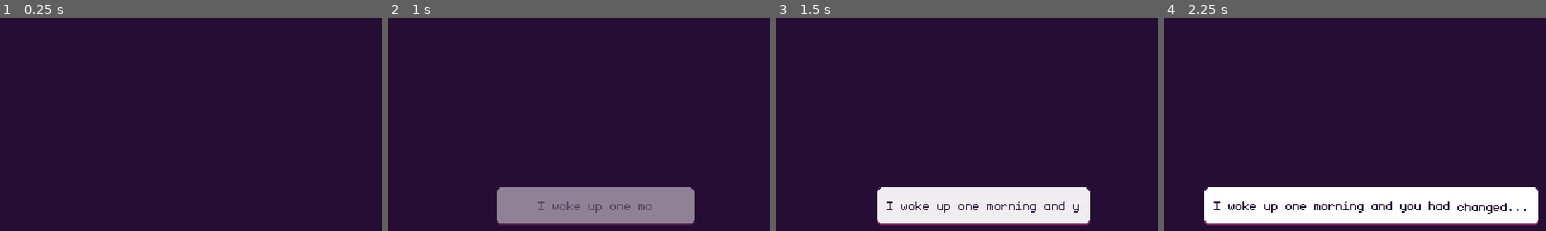
Above: before the commit, frames 1-4 (left to right).
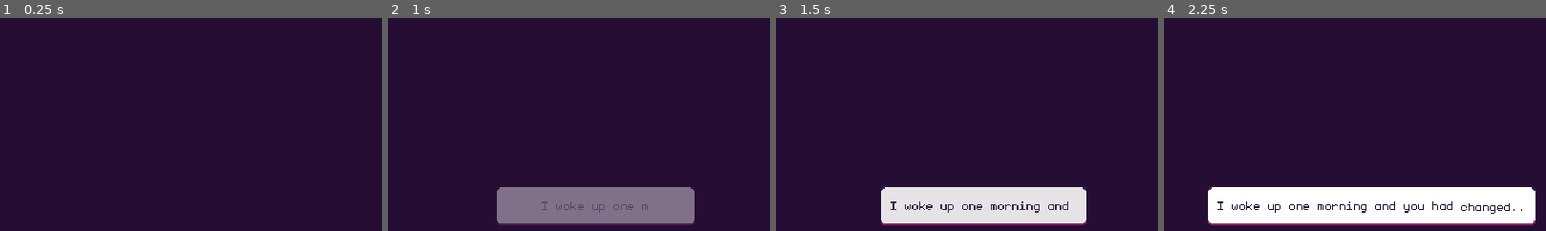
Above: after the commit, the same moments.

Repository: RachelfTech/LD56
Game: Godot game, scene res://scenes/main.tscn
Same seed, same stepped clock (60 frames per second), same inputs: the game is played once before the commit and once after it.
Inputs (mouse positions are % of the whole screen's width and height, from its top left):
- Up to frame 1 (0.25 s): no input
- Up to frame 2 (1 s): tap Enter at 0.5 s; move the mouse to (72, 45) at 0.52 s; click (72, 45) at 0.6 s
- Up to frame 3 (1.5 s): move the mouse to (30, 55) at 1.27 s; click (30, 55) at 1.35 s
- Up to frame 4 (2.25 s): move the mouse to (60, 28) at 2.02 s; click (60, 28) at 2.1 s
The pictures show only the part of the screen within x 23-73%, y 50-100%; the shares and areas given below are measured in that part.

Frame 1 is identical in both runs. In frame 2, 0.4% of the frame differs, in the area x 39-69%, y 86-92%; in frame 3, 1.1%; in frame 4, 1.6%, in the area x 10-98%, y 79-98%.

Commit message:
Start sequences on load

Diff:
--- a/intro.gd
+++ b/intro.gd
@@ -14,6 +14,7 @@
 # Called when the node enters the scene tree for the first time.
 func _ready() -> void:
     super()
+    start()
     id = Globals.Sequences.INTRO
 
 func start():
--- a/scenes/sequences/intro.tscn
+++ b/scenes/sequences/intro.tscn
@@ -113,7 +113,7 @@
 tracks/4/interp = 1
 tracks/4/loop_wrap = true
 tracks/4/keys = {
-"times": PackedFloat32Array(0.266667),
+"times": PackedFloat32Array(0.333333),
 "transitions": PackedFloat32Array(1),
 "values": [{
 "args": [],
--- a/scripts/main.gd
+++ b/scripts/main.gd
@@ -30,7 +30,7 @@
     current_sequence = sequence_scene.instantiate()
     add_child(current_sequence)
     current_sequence.finished.connect(_handle_sequence_finished)
-    current_sequence.start()
+    #current_sequence.start()
 
 func _handle_sequence_finished():
     print("sequence done")
--- a/scripts/second.gd
+++ b/scripts/second.gd
@@ -9,6 +9,7 @@
 # Called when the node enters the scene tree for the first time.
 func _ready() -> void:
     super()
+    start()
     id = Globals.Sequences.SECOND
 
 # Called every frame. 'delta' is the elapsed time since the previous frame.
